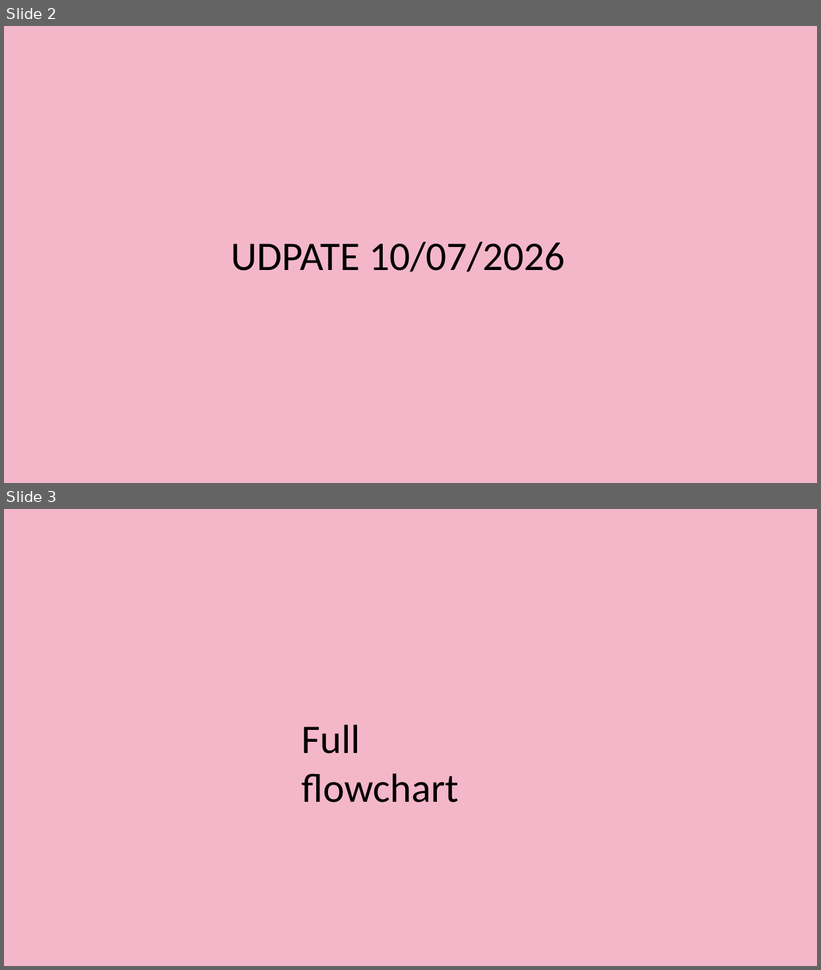
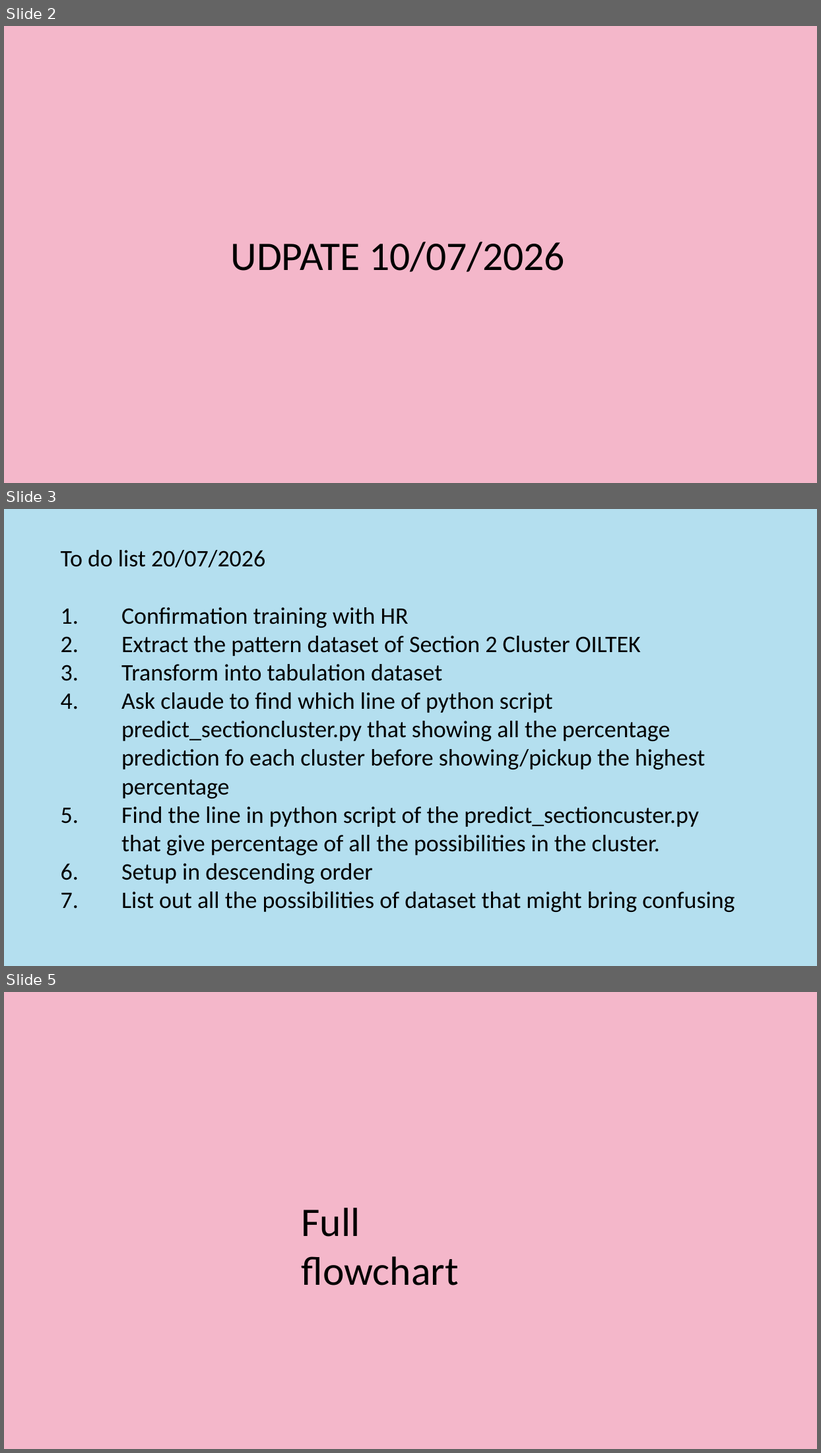
Before and after one commit to Syaziyah30/DeviceCluster, a slide deck: 1.training_model/supplementary/Device Identifier 20260717.pptx. Shown one above the other, each under a label of ours: slides 2 and 3 before the commit, slides 2, 3 and 5 after it; the slides between them are not shown. The pictures are 821x970 and 821x1453 pixels, drawn with LibreOffice and Linux fonts; fonts in the diff are those of the drawing. Boxes give left, top, right and bottom in pixels: in the first picture for what was removed or moved away, otherwise in the second. Text is boxed around its words. In the diff, an @@ line names an element or a change of style, - is before the commit and + after.

```diff
--- a/1.training_model/supplementary/Device Identifier 20260717.pptx
+++ b/1.training_model/supplementary/Device Identifier 20260717.pptx
@@ slide 3 added at [4, 509, 817, 966], background #B4DFEF @@
@@ text added at [61, 550, 735, 912], 28 pt, text #000000 @@
+To do list 20/07/2026
+1. Confirmation training with HR
+2. Extract the pattern dataset of Section 2 Cluster OILTEK
+3. Transform into tabulation dataset
+4. Ask claude to find which line of python script predict_sectioncluster.py that showing all the percentage prediction fo each cluster before showing/pickup the highest percentage
+5. Find the line in python script of the predict_sectioncuster.py that give percentage of all the possibilities in the cluster.
+6. Setup in descending order
+7. List out all the possibilities of dataset that might bring confusing
@@ what was slide 3 is now slide 5 @@
```
Also in this commit, not shown: 1 other slide added, 7 other files.
